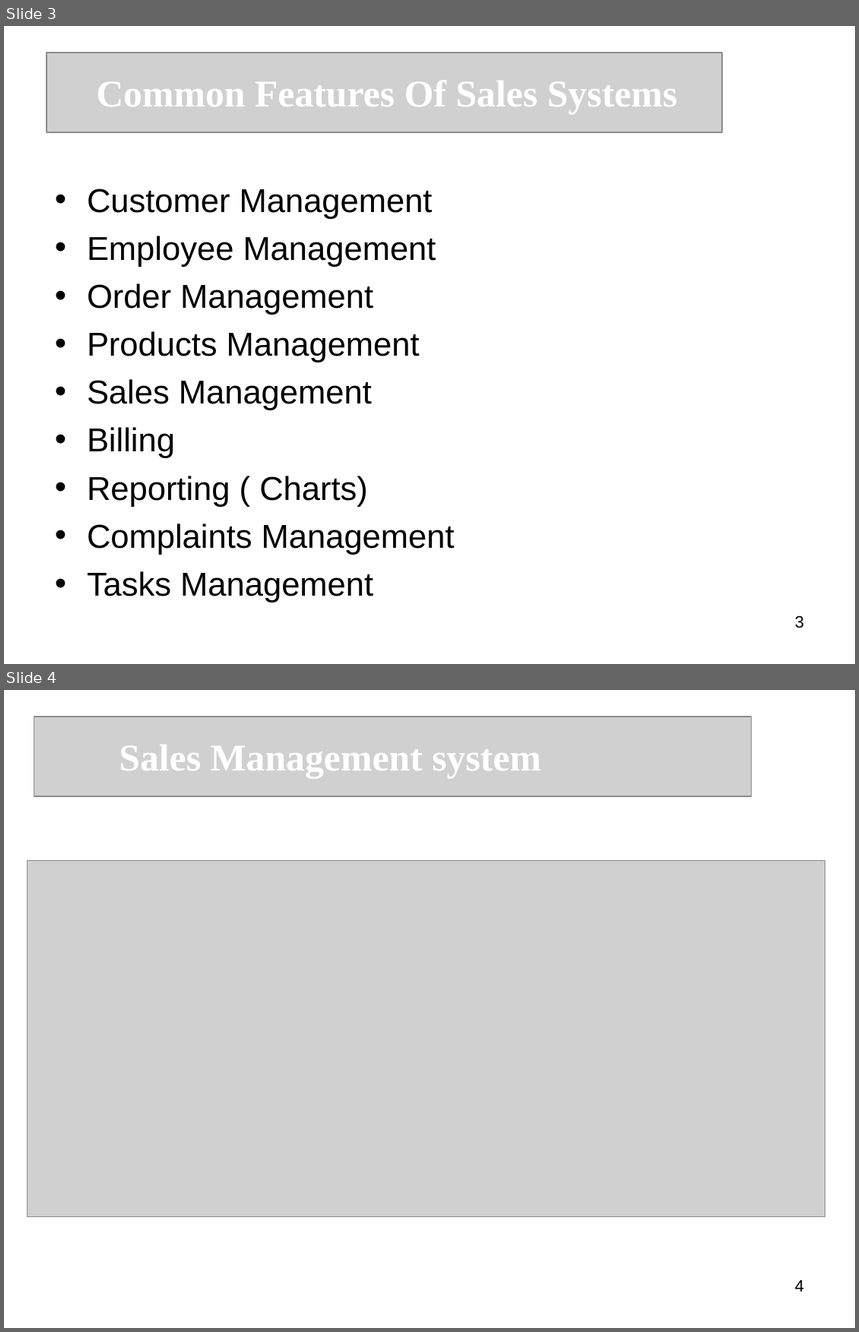
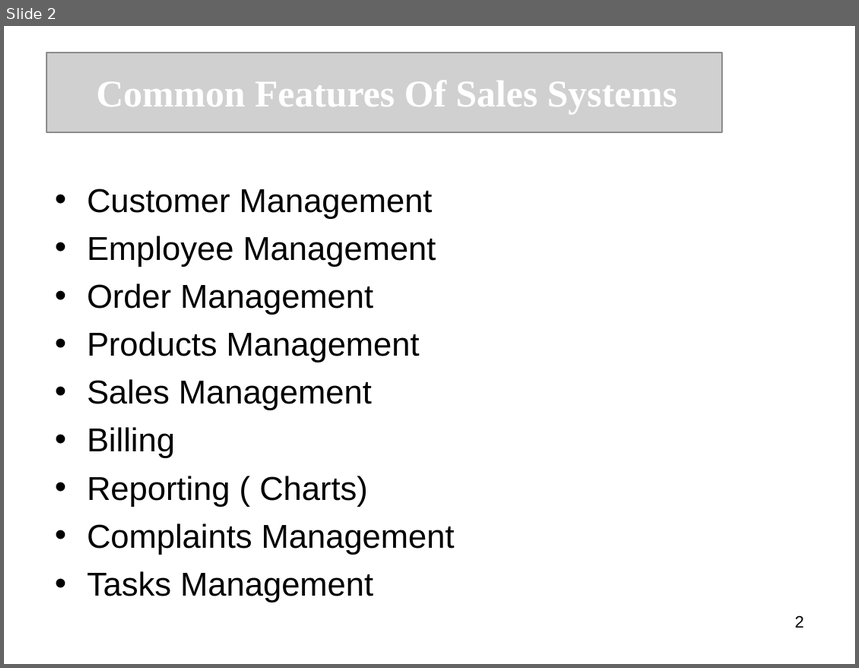
Before and after one commit to MhiraHANA/ipd10-dotnet-project-sales-management, a slide deck: SMS.ppt. Shown one above the other, each under a label of ours: slides 3 and 4 before the commit, slide 2 after it. The pictures are 859x1332 and 859x668 pixels, drawn with LibreOffice and Linux fonts; fonts in the diff are those of the drawing; grey boxes stand for pictures. Boxes give left, top, right and bottom in pixels: in the first picture for what was removed or moved away, otherwise in the second. Text is boxed around its words. In the diff, an @@ line names an element or a change of style, - is before the commit and + after.

```diff
--- a/SMS.ppt
+++ b/SMS.ppt
@@ slide 4 removed at <box>4,690,855,1328</box>, background #FFFFFF @@
@@ picture removed at <box>34,717,751,796</box> @@
@@ picture removed at <box>77,717,722,796</box> @@
@@ text removed at <box>119,745,541,778</box> @@
-Sales Management system
@@ picture removed at <box>27,860,825,1217</box> @@
@@ page number removed at <box>795,1281,804,1292</box> @@
-4
@@ what was slide 3 is now slide 2 @@
@@ page number at <box>795,616,804,628</box>: text changed @@
-3
+2
```
Also in this commit, not shown: 7 slides changed, 5 slides added, 2 other slides removed, 1 other file.
